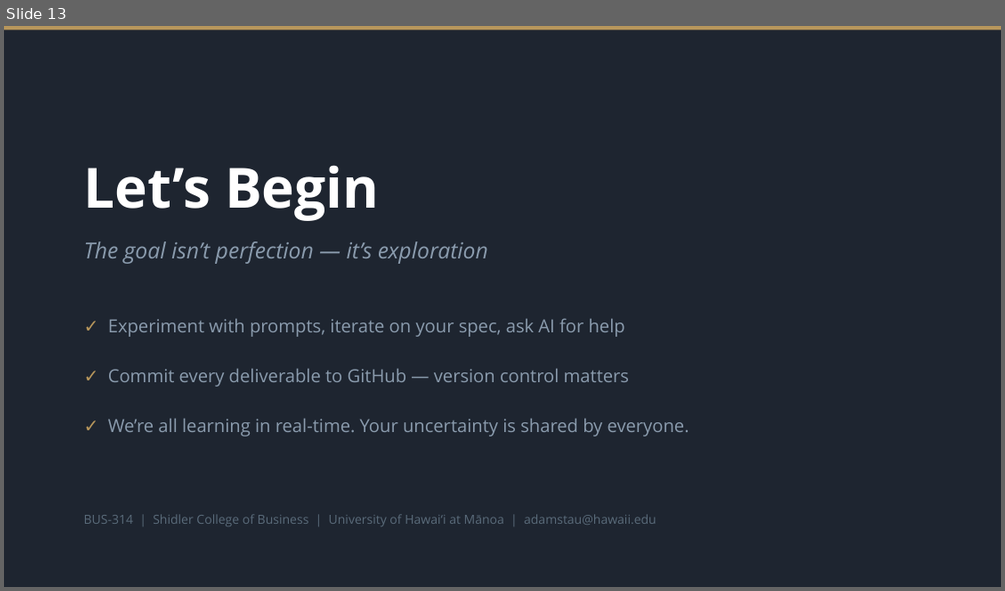
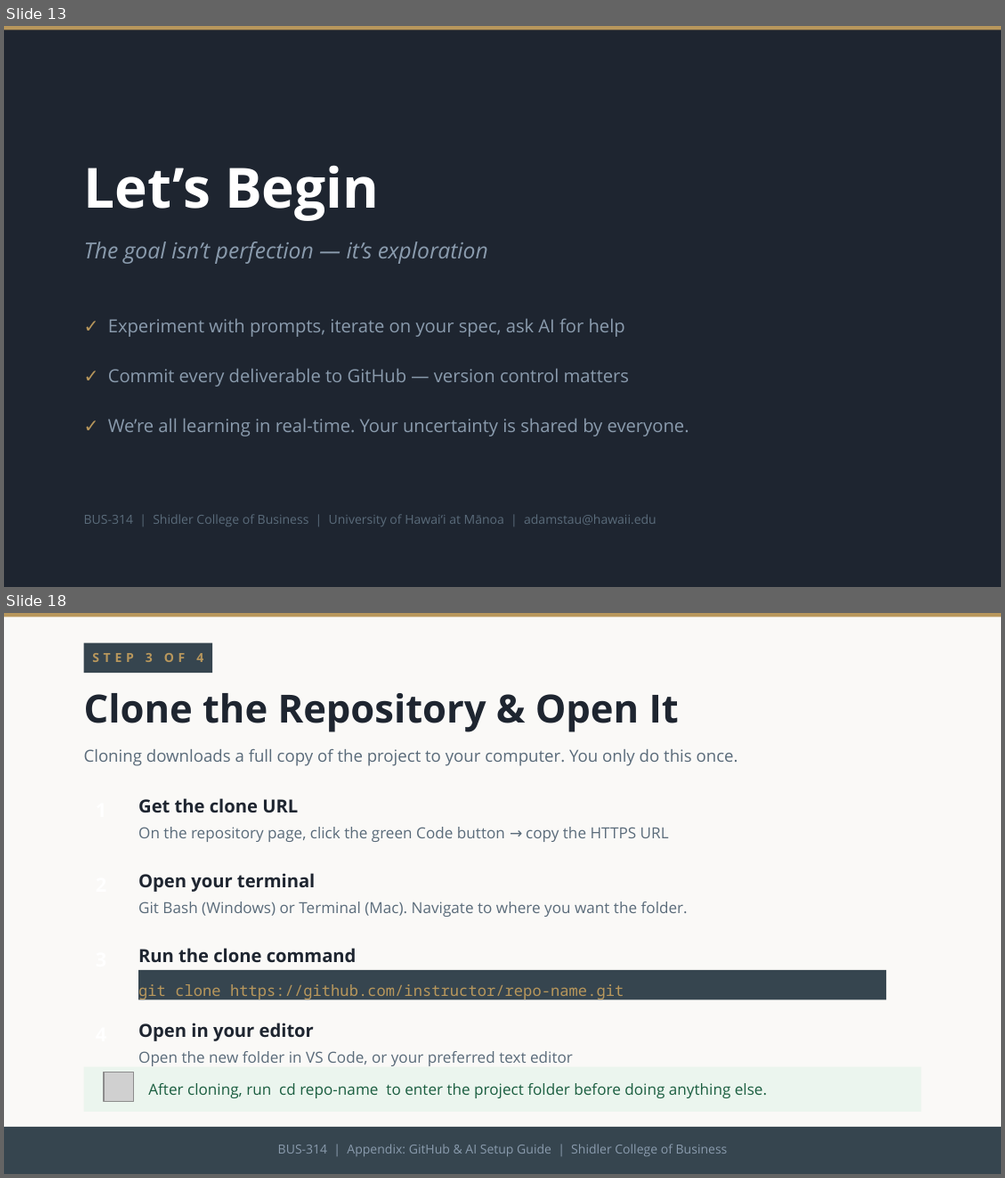
Before and after one commit to adamwstauffer/shidler, a slide deck: BUS-314-International-Corporate-Finance/accounting-ratios/BUS314_AI_Ratios_Project.pptx. Shown one above the other, each under a label of ours: slide 13 before the commit, slides 13 and 18 after it; the slides between them are not shown. The pictures are 1005x591 and 1005x1178 pixels, drawn with LibreOffice and Linux fonts; fonts in the diff are those of the drawing; grey boxes stand for pictures. Boxes give left, top, right and bottom in pixels: in the first picture for what was removed or moved away, otherwise in the second. Text is boxed around its words. In the diff, an @@ line names an element or a change of style, - is before the commit and + after.

```diff
--- a/BUS-314-International-Corporate-Finance/accounting-ratios/BUS314_AI_Ratios_Project.pptx
+++ b/BUS-314-International-Corporate-Finance/accounting-ratios/BUS314_AI_Ratios_Project.pptx
@@ slide 18 added at box(4, 613, 1001, 1174), background #FAF9F7 @@
@@ rectangle added at box(4, 613, 1001, 617), fill #B8975C @@
@@ rectangle added at box(84, 643, 212, 673), fill #36454F @@
@@ text added at box(92, 653, 203, 662), 9 pt, text #B8975C, bold @@
+STEP 3 OF 4
@@ text added at box(84, 693, 679, 732), 28 pt, text #1E2530, bold @@
+Clone the Repository & Open It
@@ text added at box(84, 749, 738, 766), 12 pt, text #5A6B7A @@
+Cloning downloads a full copy of the project to your computer. You only do this once.
@@ text added at box(138, 798, 298, 813), 13 pt, text #1E2530, bold @@
+Get the clone URL
@@ text added at box(138, 827, 669, 842), 11 pt, text #5A6B7A @@
+On the repository page, click the green Code button → copy the HTTPS URL
@@ text added at box(138, 873, 315, 892), 13 pt, text #1E2530, bold @@
+Open your terminal
@@ text added at box(138, 901, 688, 916), 11 pt, text #5A6B7A @@
+Git Bash (Windows) or Terminal (Mac). Navigate to where you want the folder.
@@ text added at box(138, 948, 356, 963), 13 pt, text #1E2530, bold @@
+Run the clone command
@@ rectangle added at box(138, 970, 886, 1000), fill #36454F, 11 pt, text #B8975C @@
+git clone https://github.com/instructor/repo-name.git
@@ text added at box(138, 1022, 314, 1041), 13 pt, text #1E2530, bold @@
+Open in your editor
@@ text added at box(138, 1051, 573, 1066), 11 pt, text #5A6B7A @@
+Open the new folder in VS Code, or your preferred text editor
@@ rectangle added at box(84, 1067, 921, 1111), fill #EBF5EE @@
@@ picture added at box(104, 1071, 134, 1102) @@
@@ text added at box(148, 1083, 767, 1098), 11 pt, text #1B5E40 @@
+After cloning, run cd repo-name to enter the project folder before doing anything else.
@@ rectangle added at box(4, 1127, 1001, 1173), fill #36454F @@
@@ text added at box(278, 1143, 728, 1156), 9 pt, text #8A9BAD @@
+BUS-314 | Appendix: GitHub & AI Setup Guide | Shidler College of Business
```
Also in this commit, not shown: 2 slides changed, 14 other slides added, 1 other file.
